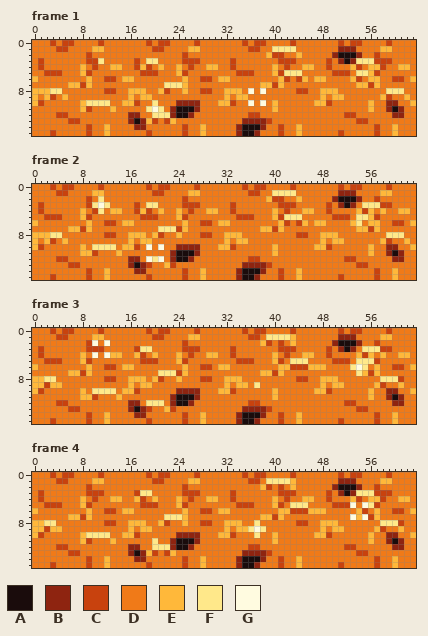
Edited in one commit: pixel-art file (game/art-src/terrain/aseprite/lava_fill.aseprite). Above, as it was before the edit.
64x16 pixels, 4 frames. Shown: frame 1, frame 2, frame 3, frame 4.
Palette (. is transparent): A #1a0c0c  B #8e2410  C #c8420e  D #f07a18  E #ffb83a  F #ffe88a  G #fffbe0
Pixels before, frame 1, first column x 0:
 0 DDDCDCCDDDDCDDDDDDDCDCCDDDDCDDDDDDDCDCCDDDDCDDDDDDDCDCCDDDDCDDDD
 1 DDDDCCDDDDEEDDDDDDDDCCDDDDEEDDDDDDDDCCDDFFFFDDDDDDDBBBDDDDEEDDDD
 2 DDDDDDDDDCDDDDDDDDDDDDDDDCDDDDDDDDDDDDDECCDDEDDDDDBAAABDDCDDDDDD
 3 DCDDDDDDDCCFDDDDDCDFFDDDDCCCDDDDDCDDDDDDDCCCDDDDDCDBABFFFCCCDDDD
 4 DCDDDDDDEDCDDEEDDCECDEDDEDCDDEEDDCDDDDDDEDCDDEEDDCDDDECDEECDDEED
 5 DDCCCDDDECDDDDDDDDCCCDDDECDDDDDDDDCCCDDDECFFFDDDDDCCCDFFECDDDDDD
 6 EDDDDDDDDEDDCCDEEDDDDDDDDEDDCCDEEDDDDDDDDECDCEDEEDDDDECDEEDDCCDE
 7 DDDDDDEECEDDDDDDDDDDDDFFFEDDDDDDDDDDDDEECEDDDDDDDDDDDDEECEDDDDDD
 8 EEEFFDDDDDDDCCDDEEEDDECDDEDDCCDDEEEDGDGDDDDDCCDDEEEDDDDDDDDFFFDD
 9 EDECDEDDDDDDDDDDEDEEDDDDDDDDDDDDEDEEDDDDDDDDDDDDEDEEDDDDDDECDDED
10 ECDDDDDDEFFFFDDEECDDFDDDBBBBDDDEECDDGDGDEDDDDDDEECDDDDDDEDDBBDDE
11 DDDDDDDDECDDDEDDDDDFGFDBAAABDDDDDDDDDDDDEDDDDDDDDDDDDDDDEDDBABDD
12 DDDDCCDDDDDDDDDDBBDDFFFBAABDDDDDDDDDCCDDDDDDDDDDDDDDCCDDDDDDBBDD
13 DDDDDDCCDDDDDDDDBABECDCEDDDDDDDDDDDBBBBCDDDDDDDDDDDDDDCCDDDDDDDD
14 DDDDDDDDDCDDEDDDDBBDDDDDDCDDEDDDDDBAAABDDCDDEDDDDDDDDDDDDCDDEDDD
15 DDDCDDDDDCDDEDDDDDDCDDDDDCDDEDDDDDBAABDDDCDDEDDDDDDCDDDDDCDDEDDD
Pixels before, frame 2, first column x 0:
 0 DDDCDCCDDDDCDDDDDDDCDCCDDDDCDDDDDDDCDCCDDDDCDDDDDDDCDCCDDDDCDDDD
 1 DDDDCCDDDDEEDDDDDDDDCCDDDDEEDDDDDDDDCCDDFFFFDDDDDDDBBBDDDDEEDDDD
 2 DDDDDDDDDCDFDDDDDDDDDDDDDCDDDDDDDDDDDDDECCDDEDDDDDBAAABDDCDDDDDD
 3 DCDDDDDDDCFGFDDDDCDFFDDDDCCCDDDDDCDDDDDDDCCCDDDDDCDBABDFFFCCDDDD
 4 DCDDDDDDEDCFDEEDDCECDEDDEDCDDEEDDCDDDDDDEDCDDEEDDCDDDDECEDEDDEED
 5 DDCCCDDDECDDDDDDDDCCCDDDECDDDDDDDDCCCDDDECFFFDDDDDCCCDFFECDDDDDD
 6 EDDDDDDDDEDDCCDEEDDDDDDDDEDDCCDEEDDDDDDDDECDCEDEEDDDDEFDEEDDCCDE
 7 DDDDDDEECEDDDDDDDDDDDFFFCEDDDDDDDDDDDDEECEDDDDDDDDDDDDEECEDDDDDD
 8 EEEFFDDDDDDDCCDDEEEDECDDEDDDCCDDEEEDDDDDDDDDCCDDEEEDDDDDDDDFFFDD
 9 EDECDEDDDDDDDDDDEDEEDDDDDDDDDDDDEDEEDDDDDDDDDDDDEDEEDDDDDDECDDED
10 ECDDDDDDEDFFFFDEECDGDGDDBBBBDDDEECDDDDDDEDDDDDDEECDDDDDDEDDBBDDE
11 DDDDDDDDEECDDDEDDDDDDDDBAAABDDDDDDDDDDDDEDDDDDDDDDDDDDDDEDDBABDD
12 DDDDCCDDDDDDDDDDBBDGFGDBAABDDDDDDDDDCCDDDDDDDDDDDDDDCCDDDDDDBBDD
13 DDDDDDCCDDDDDDDDBABCDDECDDDDDDDDDDDBBBBCDDDDDDDDDDDDDDCCDDDDDDDD
14 DDDDDDDDDCDDEDDDDBBDDDDDDCDDEDDDDDBAAABDDCDDEDDDDDDDDDDDDCDDEDDD
15 DDDCDDDDDCDDEDDDDDDCDDDDDCDDEDDDDDBAABDDDCDDEDDDDDDCDDDDDCDDEDDD
Pixels before, frame 3, first column x 0:
 0 DDDCDCCDDDDCDDDDDDDCDCCDDDDCDDDDDDDCDCCDDDDCDDDDDDDCDCCDDDDCDDDD
 1 DDDDCCDDDDEEDDDDDDDDCCDDDDEEDDDDDDDDCCDFFFFEDDDDDDDBBBDDDDEEDDDD
 2 DDDDDDDDDCGDGDDDDDDDDDDDDCDDDDDDDDDDDDECDCDEDDDDDDBAAABDDCDDDDDD
 3 DCDDDDDDDCCCDDDDDCFFDDDDDCCCDDDDDCDDDDDDDCCCDDDDDCDBABDFFFCCDDDD
 4 DCDDDDDDEDGDGEEDDECDEDDDEDCDDEEDDCDDDDDDEDCDDEEDDCDDDDECEDEDDEED
 5 DDCCCDDDECDDDDDDDDCCCDDDECDDDDDDDDCCCDDDECDFFFDDDDCCCDFFFCDDDDDD
 6 EDDDDDDDDEDDCCDEEDDDDDDDDEDDCCDEEDDDDDDDDEECCCEEEDDDDFGFDEDDCCDE
 7 DDDDDDEECEDDDDDDDDDDDFFFCEDDDDDDDDDDDDEECEDDDDDDDDDDDDFECEDDDDDD
 8 EEFFDDDDDDDDCCDDEEEDECDDEDDDCCDDEEEDDDDDDDDDCCDDEEEDDDDDDDFFFCDD
 9 EECEEDDDDDDDDDDDEDEEDDDDDDDDDDDDEDEEDFDDDDDDDDDDEDEEDDDDDECDDEDD
10 ECDDDDDDEDFFFFDEECDDDDDDBBBBDDDEECDDDDDDEDDDDDDEECDDDDDDEDDBBDDE
11 DDDDDDDDEECDDDEDDDDDDDDBAAABDDDDDDDDDDDDEDDDDDDDDDDDDDDDEDDBABDD
12 DDDDCCDDDDDDDDDDBBDFFFDBAABDDDDDDDDDCCDDDDDDDDDDDDDDCCDDDDDDBBDD
13 DDDDDDCCDDDDDDDDBABCDDECDDDDDDDDDDDBBBBCDDDDDDDDDDDDDDCCDDDDDDDD
14 DDDDDDDDDCDDEDDDDBBDDDDDDCDDEDDDDDBAAABDDCDDEDDDDDDDDDDDDCDDEDDD
15 DDDCDDDDDCDDEDDDDDDCDDDDDCDDEDDDDDBAABDDDCDDEDDDDDDCDDDDDCDDEDDD
Pixels before, frame 4, first column x 0:
 0 DDDCDCCDDDDCDDDDDDDCDCCDDDDCDDDDDDDCDCCDDDDCDDDDDDDCDCCDDDDCDDDD
 1 DDDDCCDDDDEEDDDDDDDDCCDDDDEEDDDDDDDDCCDFFFFEDDDDDDDBBBDDDDEEDDDD
 2 DDDDDDDDDCDDDDDDDDDDDDDDDCDDDDDDDDDDDDECDCDEDDDDDDBAAABDDCDDDDDD
 3 DCDDDDDDDCCCDDDDDCFFDDDDDCCCDDDDDCDDDDDDDCCCDDDDDCDBABFFFCCCDDDD
 4 DCDDDDDDEDCDDEEDDECDEDDDEDCDDEEDDCDDDDDDEDCDDEEDDCDDDECDEECDDEED
 5 DDCCCDDDECDDDDDDDDCCCDDDECDDDDDDDDCCCDDDECDFFFDDDDCCCGDGFCDDDDDD
 6 EDDDDDDDDEDDCCDEEDDDDDDDDEDDCCDEEDDDDDDDDEECCCEEEDDDDDECDEDDCCDE
 7 DDDDDDEECEDDDDDDDDDDDDFFFEDDDDDDDDDDDDEECEDDDDDDDDDDDGEGCEDDDDDD
 8 EEFFDDDDDDDDCCDDEEEDDECDDEDDCCDDEEEDDFDDDDDDCCDDEEEDDDDDDDFFFCDD
 9 EECEEDDDDDDDDDDDEDEEDDDDDDDDDDDDEDEEFGFDDDDDDDDDEDEEDDDDDECDDEDD
10 ECDDDDDDEFFFFDDEECDDDDDDBBBBDDDEECDDDFDDEDDDDDDEECDDDDDDEDDBBDDE
11 DDDDDDDDECDDDEDDDDDDFDDBAAABDDDDDDDDDDDDEDDDDDDDDDDDDDDDEDDBABDD
12 DDDDCCDDDDDDDDDDBBDDFFFBAABDDDDDDDDDCCDDDDDDDDDDDDDDCCDDDDDDBBDD
13 DDDDDDCCDDDDDDDDBABECDCEDDDDDDDDDDDBBBBCDDDDDDDDDDDDDDCCDDDDDDDD
14 DDDDDDDDDCDDEDDDDBBDDDDDDCDDEDDDDDBAAABDDCDDEDDDDDDDDDDDDCDDEDDD
15 DDDCDDDDDCDDEDDDDDDCDDDDDCDDEDDDDDBAABDDDCDDEDDDDDDCDDDDDCDDEDDD
The result:
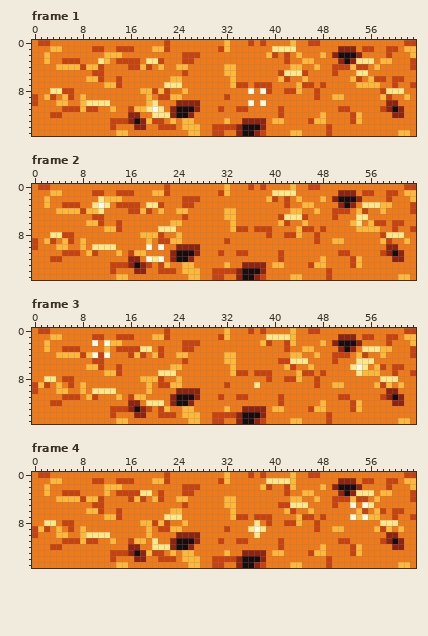
Edits made:
Changed rows in their new state; - is an unchanged pixel.
Frame 1:
first column x 0:
 0 -CCD-DD----D-------D-D-----D----E--DCD-----E--CC---D-DD----D--CC
 1 ---EED----CC--CCC---EEC---DD---CE---DD-----------------CC-DCC-EE
 2 --E------D--EEE-----------CC-------------DC-----E--------D-C---E
 3 -DE--CCC-DD-E-CCC----C-----D-----D-------D-D-EE--D-------DEE---C
 4 -D--EEEECEEC-DD-C--------ED--DD-EE------D-DEEDDE-DCCC--CD-D--DDC
 5 --DDD---DDCC------DDD---D-------EEDDD---D----C-----DD---DD------
 6 D---------ECDDCDD------EED--DD-DDE----------D--DD--------CC----D
 7 ------DDDD--EEC----------D-------ECC-CCCDD--ECC-C-------E---C--C
 8 DDD--CC-----DD--DD-EC-------DD--DDD----C--CCED-CDDD-------C-----
 9 C-----C-E-------D-D--CCEE-------C-DD-----------CD---------------
10 CD--EE---------DDD-E-----------DDD------D------DDD------D------D
11 -----CCC--C-----CEE------------C--CC----DC---------CC---D-C-----
12 ---C-D------------------------------DD---C------E---D-E---------
13 ------DD-----CCC-----CD--EE-----E------DEE----CEE----CED--------
14 ---------D--DC-------CCC-EEED-CCCC-------D--D----C-------D--D---
15 ---D-----D--D-EE---D-----DEED-CC------C--D-E-----C-D-----D--DEE-
Frame 2:
first column x 0:
 0 -CCD-DD----D-------D-D-----D----E--DCD-----E--CC---D-DD----D--CC
 1 ---EED----CC--CCC---EEC---DD---CE---DD-----------------CC-DCC-EE
 2 --E------D--EEE-----------CC-------------DC-----E--------D-C---E
 3 -DE--CCC-D----CCC----C-----D-----D-------D-D-EE--D--------EE---C
 4 -D--EEEECEE--DD-C--------ED--DD-EE------D-DEEDDE-DCCC---D----DDC
 5 --DDD---DDCC------DDD---D-------EEDDD---D----C-----DD---DD------
 6 D---------ECDDCDD------EED--DD-DDE----------D--DD--------CC----D
 7 ------DDDD--EEC---------DD-------ECC-CCCDD--ECC-C-------E---C--C
 8 DDD--CC-----DD--DD-E--------DD--DDD----C--CCED-CDDD-------C-----
 9 C-----C-E-------D-D--CCEE-------C-DD-----------CD---------------
10 CD--EE---------DDD-------------DDD------D------DDD------D------D
11 -----CCCD-------CEE------------C--CC----DC---------CC---D-C-----
12 ---C-D------------------------------DD---C------E---D-E---------
13 ------DD-----CCC-----C-D-EE-----E------DEE----CEE----CED--------
14 ---------D--DC-------CCC-EEED-CCCC-------D--D----C-------D--D---
15 ---D-----D--D-EE---D-----DEED-CC------C--D-E-----C-D-----D--DEE-
Frame 3:
first column x 0:
 0 -CCD-DD----D-------D-D-----D----E--DCD-----E--CC---D-DD----D--CC
 1 ---EED----CC--CCC---EEC---DD---CE---DD-----------------CC-DCC-EE
 2 --E------D---EE-----------CC-------------DC-----E--------D-C---E
 3 -DE--CCC-DDDE-CCC----C-----D-----D-------D-D-EE--D--------EE---C
 4 -D--EEEECE-C-DD-C----C---ED--DD-EE------D-DEEDDE-DCCC---D----DDC
 5 --DDD---DDCC------DDD---D-------EEDDD---D-C--------DD----D------
 6 D---------ECDDCDD------EED--DD-DDE-------D--DD-DD---------C----D
 7 ------DDDD--EEC---------DD-------ECC-CCCDD--ECC-C-------E---C--C
 8 DD---CC-----DD--DD-E--------DD--DDD----C--CCED-CDDD----------D--
 9 C--D--C-E-------D-D--CCEE-------C-DD-----------CD----------E----
10 CD--EE---------DDD-E-----------DDD------D------DDD------D------D
11 -----CCCD-------CEE------------C--CC----DC---------CC---D-C-----
12 ---C-D------------------------------DD---C------E---D-E---------
13 ------DD-----CCC-----C-D-EE-----E------DEE----CEE----CED--------
14 ---------D--DC-------CCC-EEED-CCCC-------D--D----C-------D--D---
15 ---D-----D--D-EE---D-----DEED-CC------C--D-E-----C-D-----D--DEE-
Frame 4:
first column x 0:
 0 -CCD-DD----D-------D-D-----D----E--DCD-----E--CC---D-DD----D--CC
 1 ---EED----CC--CCC---EEC---DD---CE---DD-----------------CC-DCC-EE
 2 --E------D--EEE-----------CC-------------DC-----E--------D-C---E
 3 -DE--CCC-DDDE-CCC----C-----D-----D-------D-D-EE--D-------DEE---C
 4 -D--EEEECEEC-DD-C----C---ED--DD-EE------D-DEEDDE-DCCC--CD-D--DDC
 5 --DDD---DDCC------DDD---D-------EEDDD---D-C--------DD----D------
 6 D---------ECDDCDD------EED--DD-DDE-------D--DD-DD---------C----D
 7 ------DDDD--EEC----------D-------ECC-CCCDD--ECC-C-------E---C--C
 8 DD---CC-----DD--DD-EC-------DD--DDD----C--CCED-CDDD----------D--
 9 C--D--C-E-------D-D--CCEE-------C-DD-----------CD----------E----
10 CD--EE---------DDD-E-----------DDD------D------DDD------D------D
11 -----CCC--C-----CEE------------C--CC----DC---------CC---D-C-----
12 ---C-D------------------------------DD---C------E---D-E---------
13 ------DD-----CCC-----CD--EE-----E------DEE----CEE----CED--------
14 ---------D--DC-------CCC-EEED-CCCC-------D--D----C-------D--D---
15 ---D-----D--D-EE---D-----DEED-CC------C--D-E-----C-D-----D--DEE-
Where, in picture pixels (left, top, right, bottom), the same in both pictures:
changed: (32, 40, 416, 136)
changed: (32, 184, 416, 280)
changed: (32, 328, 416, 424)
changed: (32, 472, 416, 568)
